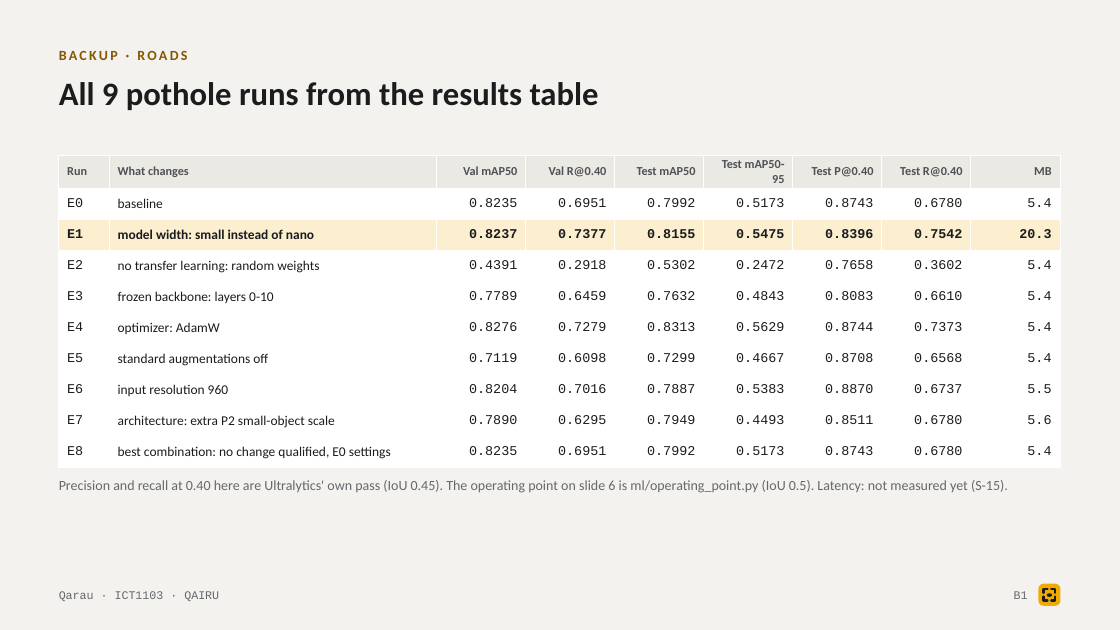
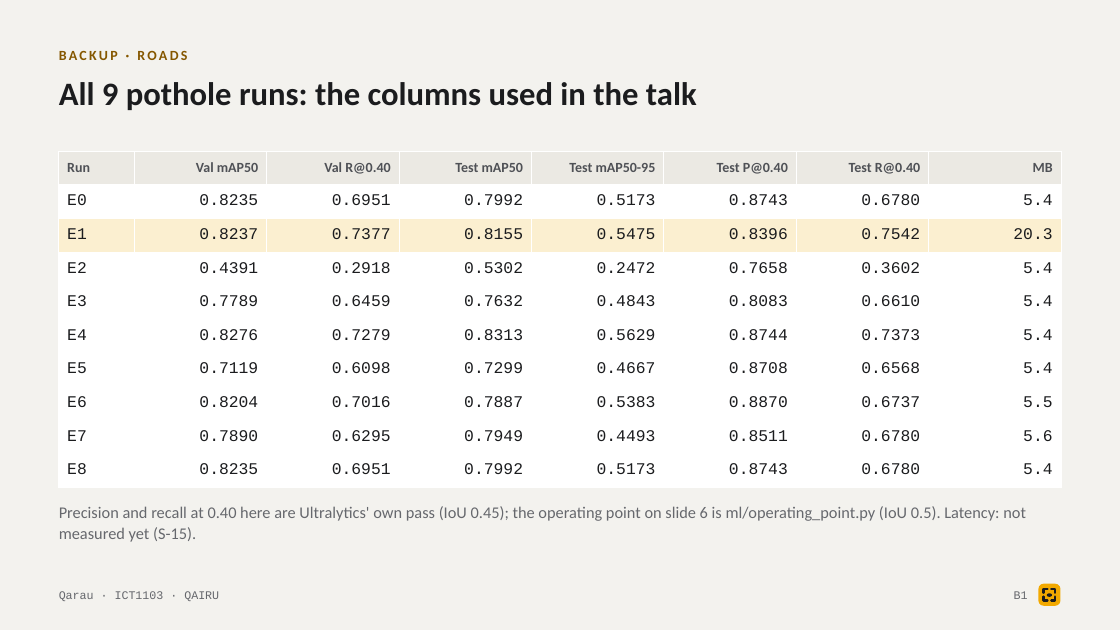
Before and after one commit to tairqaldy/jolscan-ict-final-1st-trimester, a slide deck: slide 13 of docs/deck/qarau-defense-deck.pptx. Drawn at 1120x630 pixels with LibreOffice and Linux fonts; fonts in the diff are those of the drawing. Boxes give left, top, right and bottom in pixels: in the first picture for what was removed or moved away, otherwise in the second. Text is boxed around its words. In the diff, an @@ line names an element or a change of style, - is before the commit and + after.

```diff
--- a/docs/deck/qarau-defense-deck.pptx
+++ b/docs/deck/qarau-defense-deck.pptx
@@ text at <box>59,82,697,110</box>: text changed @@
-All 9 pothole runs from the results table
+All 9 pothole runs: the columns used in the talk
@@ table at <box>59,151,1064,487</box> @@
-column 2: What changes | baseline | model width: small instead of nano | no transfer learning: random weights | frozen backbone: layers 0-10 | optimizer: AdamW | standard augmentations off | input resolution 960 | architecture: extra P2 small-object scale | best combination: no change qualified, E0 settings
@@ table: place and size @@
-table at <box>59,155,1060,466</box>
+table at <box>59,151,1064,487</box>
@@ text at <box>59,506,1026,542</box>: text changed; size 12 to 14 pt @@
-Precision and recall at 0.40 here are Ultralytics' own pass (IoU 0.45). The operating point on slide 6 is ml/operating_point.py (IoU 0.5). Latency: not measured yet (S-15).
+Precision and recall at 0.40 here are Ultralytics' own pass (IoU 0.45); the operating point on slide 6 is ml/operating_point.py (IoU 0.5). Latency: not measured yet (S-15).
```
Also in this commit, not shown: 16 other slides changed, 5 other files.
